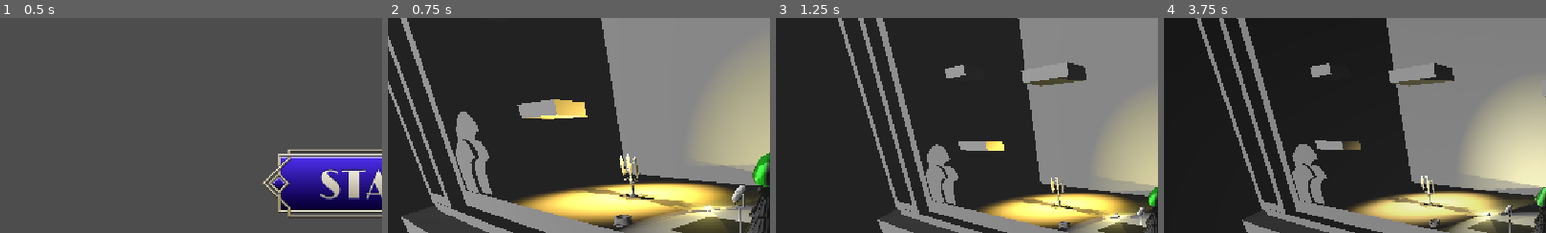
Above: before the commit, frames 1-4 (left to right).
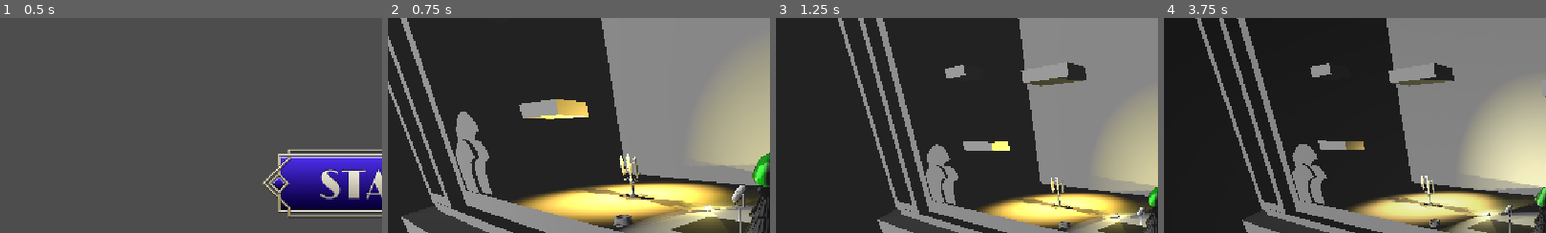
Above: after the commit, the same moments.

Repository: JoesRealAccount/ggj_2026
Game: Godot game, scene res://scenes/main_screen.tscn
Two runs of this game, one before a commit and one after it. Both use one fixed random seed, a clock stepped at 60 frames per second and the inputs below.
Inputs (mouse positions are % of the whole screen's width and height, from its top left):
- Up to frame 1 (0.5 s): no input
- Up to frame 2 (0.75 s): click (50, 38) at 0.5 s
- Up to frame 3 (1.25 s): no input
- Up to frame 4 (3.75 s): tap Enter (switch_mask) at 1.25, 2.1 s; hold D (move_right) 1.28-2.03 s; hold Enter (switch_mask) 1.28-2.03 s; tap W (jump) at 1.52, 2.27 s; hold Escape (back_to_menu) 2.03-2.75 s; click (50, 38) at 2.75 s; hold D (move_right) from 3.53 s (still down); hold Enter (switch_mask) from 3.53 s (still down)
The pictures show only the part of the screen within x 0-50%, y 0-50%; the shares and areas given below are measured in that part.

Frame 1 is identical in both runs. In frame 2, 0.1% of the frame differs, in the area x 33-53%, y 37-48%; in frame 3, 0.2%; in frame 4, 0.3%, in the area x 39-53%, y 56-62%.

Commit message:
adding random offset for platform speed

Diff:
--- a/helper_scripts/moving_obstacle.gd
+++ b/helper_scripts/moving_obstacle.gd
@@ -1,6 +1,8 @@
 extends Node3D
 
-@export var speed: float = 5.0
+@export var min_speed: float = 3.0
+@export var max_speed: float = 5.0
+@onready var _speed: float = randf_range(3.0, 5.0)
 
 func _physics_process(delta: float) -> void:
-	position.x -= speed * delta
+	position.x -= _speed * delta
